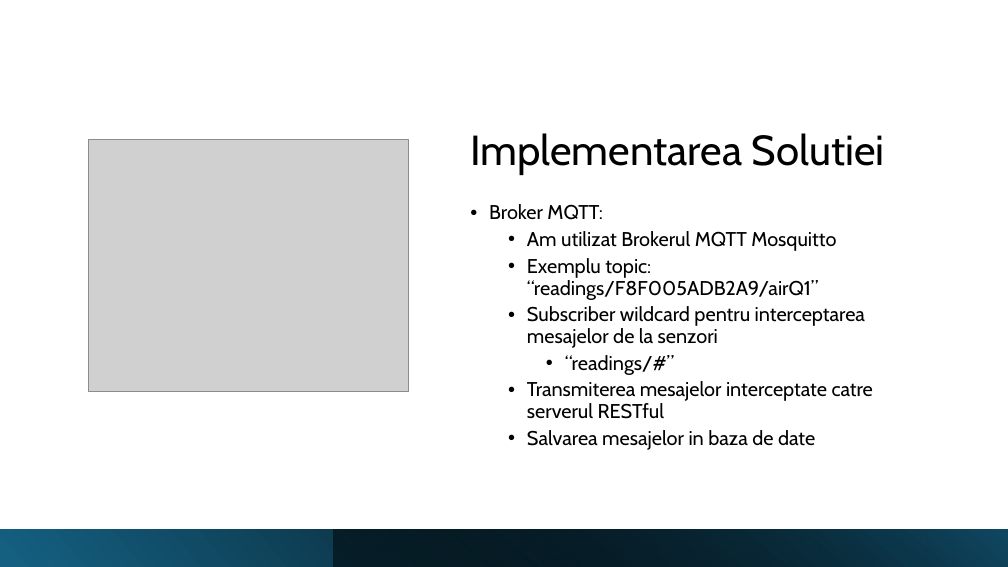
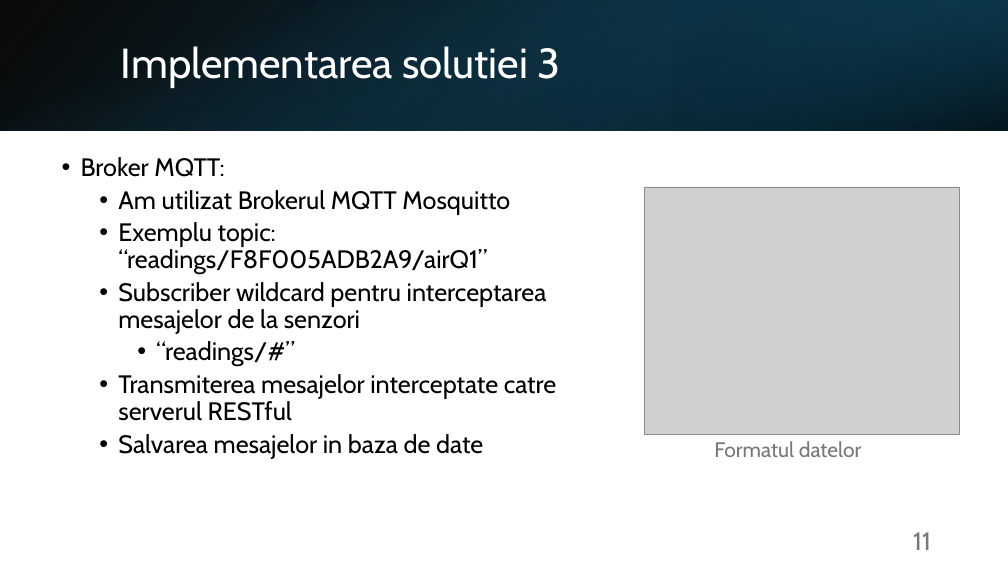
Before and after one commit to Coposescu/IoTDocumentation, a slide deck: slide 11 of Coposescu_Mihai_Octavian_prezentare.pptx (slide 12 before the commit). Drawn at 1008x567 pixels with LibreOffice and Linux fonts; fonts in the diff are those of the drawing; grey boxes stand for pictures. Boxes give left, top, right and bottom in pixels: in the first picture for what was removed or moved away, otherwise in the second. Text is boxed around its words. In the diff, an @@ line names an element or a change of style, - is before the commit and + after.

```diff
--- a/Coposescu_Mihai_Octavian_prezentare.pptx
+++ b/Coposescu_Mihai_Octavian_prezentare.pptx
@@ rectangle added at (x1=0, y1=0, x2=1008, y2=130), fill gradient #000000 to #104862 @@
@@ rectangle added at (x1=0, y1=0, x2=1008, y2=130), fill gradient #156082 to #000000 @@
@@ title "Implementarea solutiei 3" at (x1=121, y1=46, x2=561, y2=88): vertical alignment bottom to middle @@
@@ rectangle added at (x1=672, y1=0, x2=1008, y2=130), fill gradient #0B3041 to #156082 @@
@@ title at (x1=121, y1=46, x2=561, y2=88): text changed; text colour #000000 to #FFFFFF @@
-Implementarea Solutiei
+Implementarea solutiei 3
@@ text "Broker MQTT:" moved from (x1=489, y1=204, x2=873, y2=450) to (x1=81, y1=157, x2=556, y2=459) @@
@@ text "Broker MQTT:" at (x1=81, y1=157, x2=556, y2=459): size 19 to 24 pt @@
@@ picture resized from (x1=88, y1=140, x2=409, y2=392) to (x1=645, y1=187, x2=960, y2=434) @@
@@ text added at (x1=714, y1=441, x2=861, y2=457), 20 pt, text #797979 @@
+Formatul datelor
@@ rectangle removed at (x1=0, y1=529, x2=1008, y2=567) @@
@@ rectangle removed at (x1=334, y1=529, x2=1008, y2=567) @@
@@ page number added at (x1=913, y1=532, x2=931, y2=550), 24 pt, text #797979 @@
+11
```
Also in this commit, not shown: 16 other slides changed, 5 slides added, 6 slides removed, 9 other files.
